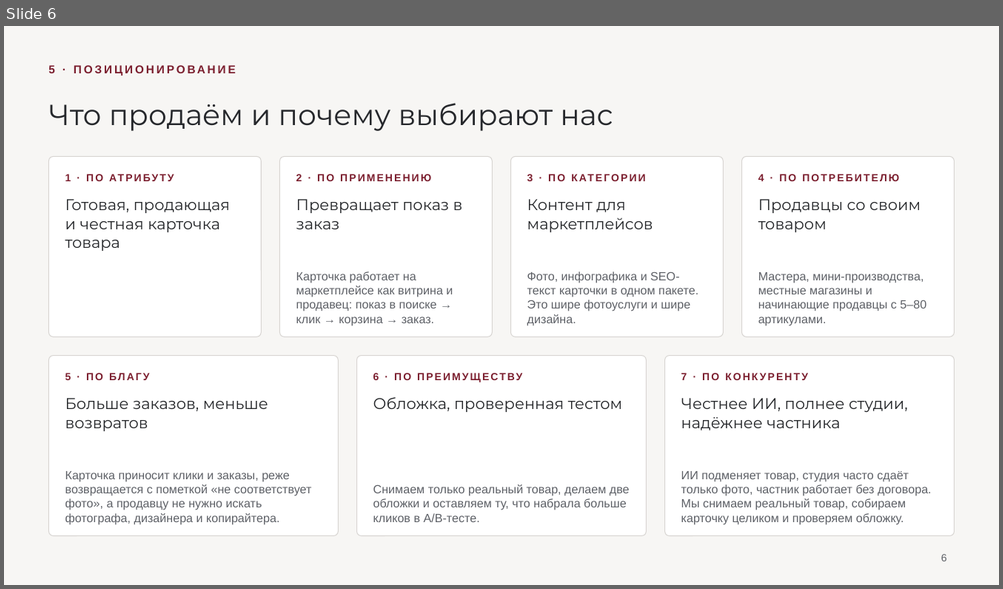
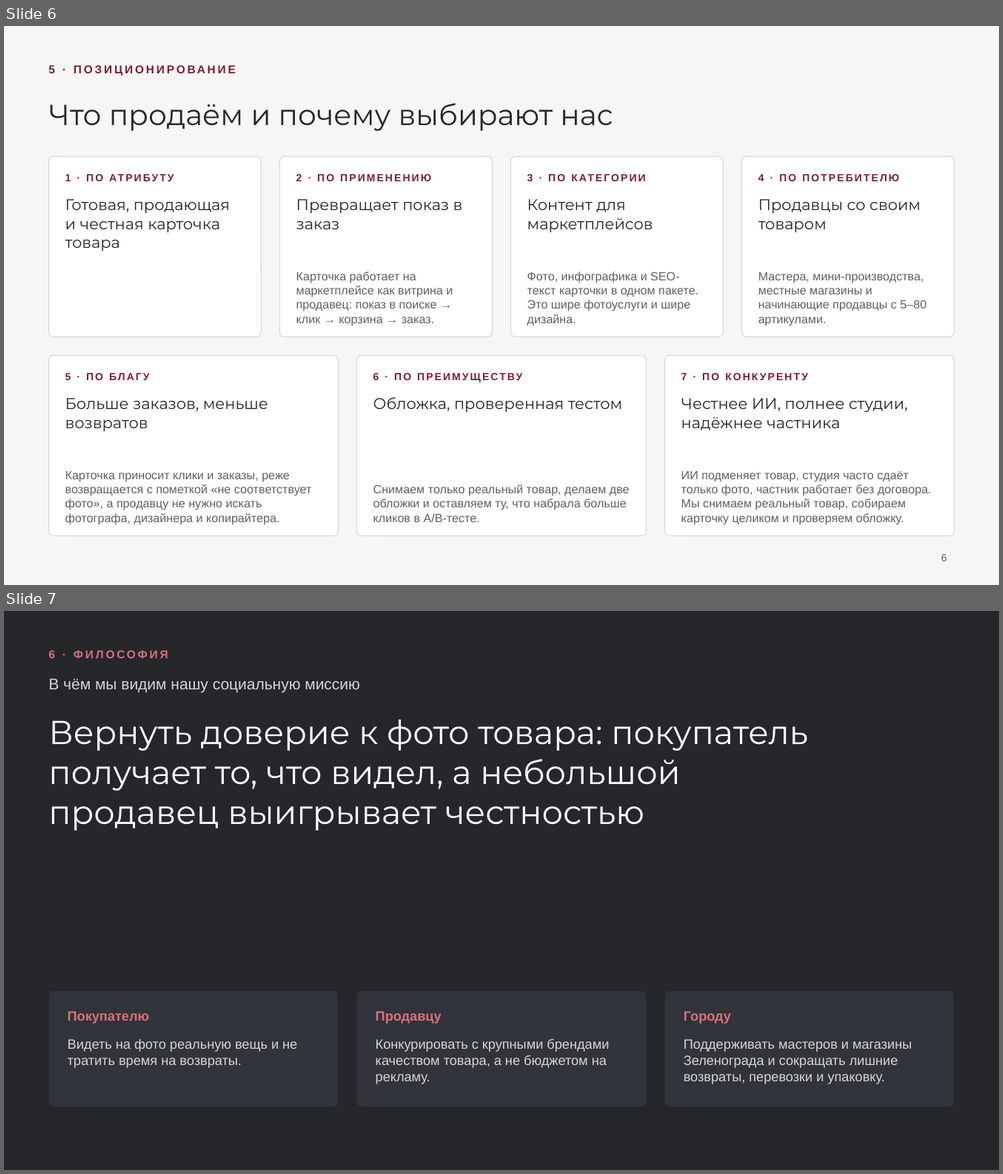
Before and after one commit to frnjuo/brand-photo-studio-, a slide deck: Презентация (редактируемая).pptx. Shown one above the other, each under a label of ours: slide 6 before the commit, slides 6 and 7 after it. The pictures are 1003x589 and 1003x1174 pixels, drawn with LibreOffice and Linux fonts; fonts in the diff are those of the drawing. Boxes give left, top, right and bottom in pixels: in the first picture for what was removed or moved away, otherwise in the second. Text is boxed around its words. In the diff, an @@ line names an element or a change of style, - is before the commit and + after.

```diff
--- a/Презентация (редактируемая).pptx
+++ b/Презентация (редактируемая).pptx
@@ slide 7 added at bbox=[4, 611, 999, 1170], background #25272B @@
@@ text added at bbox=[48, 650, 168, 658], 11 pt, text #D9707F, bold @@
+6 · ФИЛОСОФИЯ
@@ text added at bbox=[48, 678, 360, 693], 15 pt, text #D8D5D2 @@
+В чём мы видим нашу социальную миссию
@@ text added at bbox=[48, 719, 808, 831], 32 pt, text #FFFFFF @@
+Вернуть доверие к фото товара: покупатель получает то, что видел, а небольшой продавец выигрывает честностью
@@ rounded rectangle added at bbox=[48, 991, 338, 1107], fill #31343A @@
@@ rounded rectangle added at bbox=[357, 991, 646, 1107], fill #31343A @@
@@ rounded rectangle added at bbox=[665, 991, 955, 1107], fill #31343A @@
@@ text added at bbox=[68, 1011, 149, 1024], 13 pt, text #D9707F, bold @@
+Покупателю
@@ text added at bbox=[375, 1011, 441, 1024], 13 pt, text #D9707F, bold @@
+Продавцу
@@ text added at bbox=[683, 1011, 731, 1024], 13 pt, text #D9707F, bold @@
+Городу
@@ text added at bbox=[68, 1039, 297, 1068], 13 pt, text #D8D5D2 @@
+Видеть на фото реальную вещь и не тратить время на возвраты.
@@ text added at bbox=[375, 1039, 609, 1085], 13 pt, text #D8D5D2 @@
+Конкурировать с крупными брендами качеством товара, а не бюджетом на рекламу.
@@ text added at bbox=[683, 1039, 911, 1085], 13 pt, text #D8D5D2 @@
+Поддерживать мастеров и магазины Зеленограда и сокращать лишние возвраты, перевозки и упаковку.
```
Also in this commit, not shown: 1 other slide added, 1 slide removed, 3 other files.
